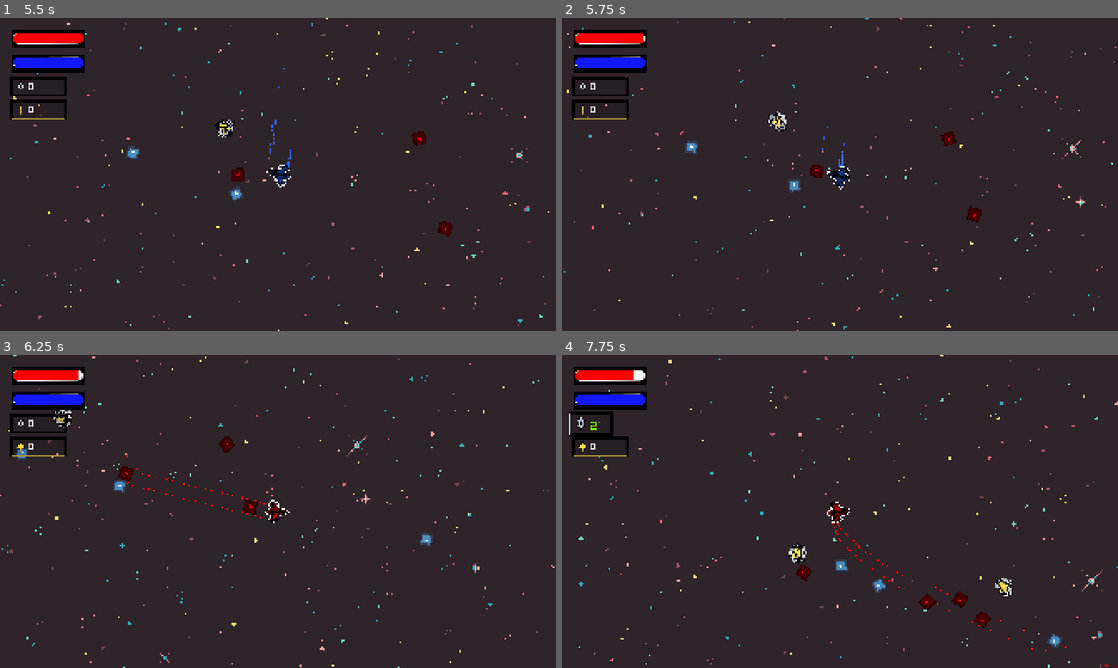
Above: before the commit, frames 1-4 (two rows, left to right).
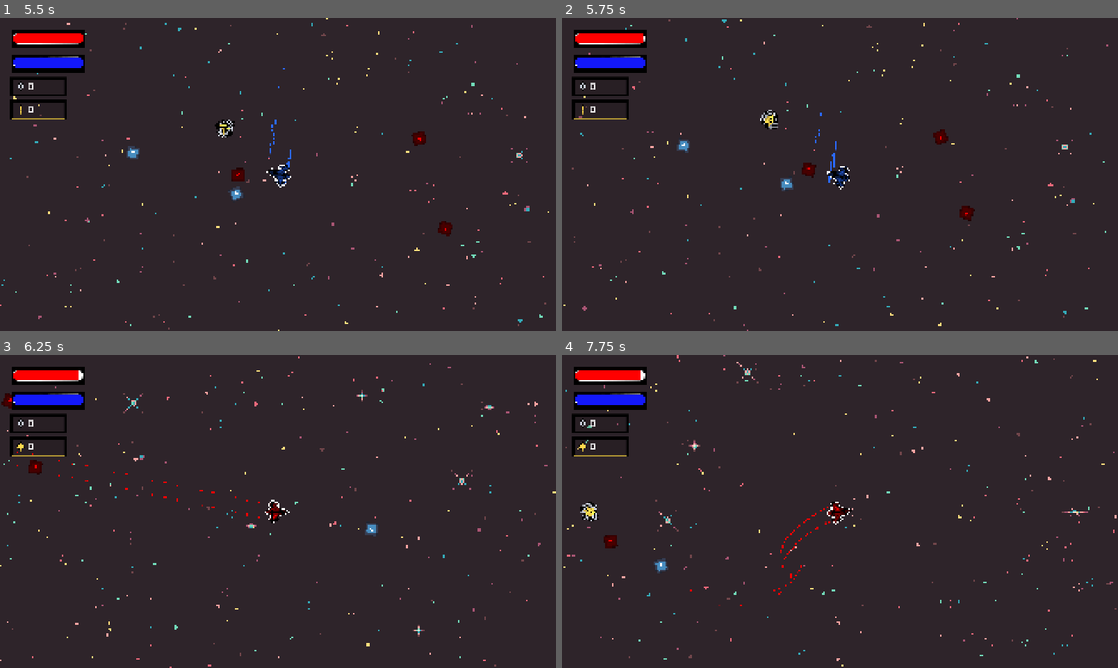
Above: after the commit, the same moments.

Repository: Yolo-Arts/Game-Off-2026
Game: Godot game, scene res://Game/main_game.tscn
The game is run twice, just before and just after one commit, with the same random seed, the same clock (stepped at 60 frames per second) and the same inputs. The engine's default icon, where the game draws it, is replaced by a stand-in: a white triangle on a blue panel in a dark square. Sound files missing from this copy of the repository are replaced by a short silence.
Inputs (mouse positions are in pixels of both pictures, inside the frame that each line leads up to):
- Up to frame 1 (5.5 s): click "Play" at 0.5 s; tap Enter at 1.25 s; move the mouse to (400, 158) at 1.27 s; hold W (move_up) 1.28-2.03 s; hold Shift (shift) 1.28-2.03 s; click (400, 158) at 1.42 s; move the mouse to (166, 190) at 2.02 s; hold S (move_down) 2.03-2.78 s; tap Space (Ram) at 2.1, 5.1 s; tap Shift (shift) at 2.3, 3.8, 5.3 s; move the mouse to (333, 105) at 2.77 s; hold Shift (shift) 2.78-3.53 s; hold W (move_up) 2.78-4.28 s; move the mouse to (250, 237) at 3.52 s; tap T at 3.6 s; click (250, 237) at 3.67 s; move the mouse to (444, 221) at 4.27 s; hold Shift (shift) 4.28-5.03 s; hold S (move_down) from 4.28 s (still down); move the mouse to (111, 127) at 5.02 s
- Up to frame 2 (5.75 s): keep holding S (move_down)
- Up to frame 3 (6.25 s): keep holding S (move_down); move the mouse to (305, 511) at 5.77 s; hold Shift (shift) from 5.78 s (still down); click (305, 511) at 5.92 s
- Up to frame 4 (7.75 s): move the mouse to (756, 433) at 6.52 s; release S (move_down) at 6.53 s; release Shift (shift) at 6.53 s; hold W (move_up) from 6.53 s (still down); tap T at 6.6 s; tap Shift (shift) at 6.8 s; move the mouse to (962, 495) at 7.27 s; hold Shift (shift) from 7.28 s (still down)

Frame 1 is identical in both runs. In frame 2, 1.9% of the frame differs, in the area x 0-100%, y 0-100%; in frame 3, 2.2%; in frame 4, 3.1%.

Commit message:
Fix player not starting with a color

Diff:
--- a/Resources/EnemySources/test_enemy_stats.tres
+++ b/Resources/EnemySources/test_enemy_stats.tres
@@ -6,6 +6,6 @@
 script = ExtResource("1_fuhsb")
 shift_color = 0
 damage = 10.0
-knockback = 500.0
+knockback = 1000.0
 opposite_speed = 500.0
 metadata/_custom_type_script = "uid://cee3blfn2lg47"
--- a/Scenes/Player/player.gd
+++ b/Scenes/Player/player.gd
@@ -67,7 +67,7 @@
 			left_engine_particles.color = Color(0.169, 0.416, 1.0, 1.0)
 			right_engine_particles.color = Color(0.169, 0.416, 1.0, 1.0)
 			shift_color = DamageSource.ShiftColor.BLUE
-		_:
+		DamageSource.ShiftColor.NONE:
 			left_engine_particles.color = Color(0.169, 0.416, 1.0, 1.0)
 			right_engine_particles.color = Color(0.169, 0.416, 1.0, 1.0)
 			sprite.modulate = Color(0.169, 0.416, 1.0, 1.0)
--- a/Scenes/Player/player.tscn
+++ b/Scenes/Player/player.tscn
@@ -61,6 +61,7 @@
 [node name="MovementComponent" type="Node" parent="." unique_id=1759838389]
 script = ExtResource("3_mtuoh")
 decay_coefficient = 1.2
+knockback_decay_coefficient = 10.0
 metadata/_custom_type_script = "uid://cl3bqv10f2aoe"
 
 [node name="HealthComponent" type="Node" parent="." unique_id=1697897628]
